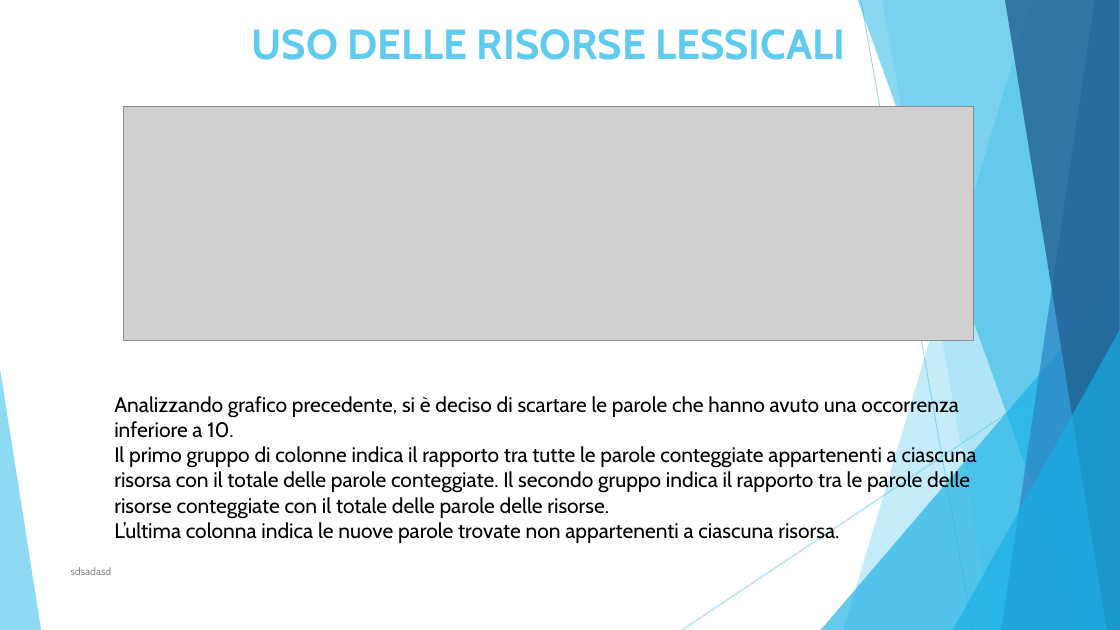
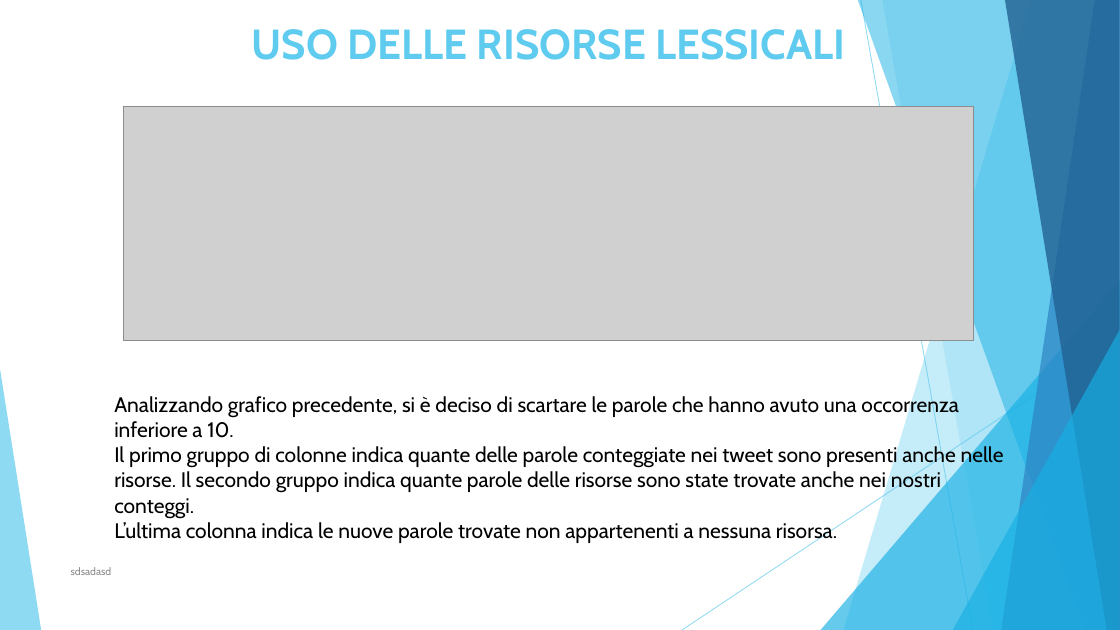
Before and after one commit to moamedterzo/MAADB, a slide deck: slide 28 of Docs/Presentazione.PPTX. Drawn at 1120x630 pixels with LibreOffice and Linux fonts; fonts in the diff are those of the drawing; grey boxes stand for pictures. Boxes give left, top, right and bottom in pixels: in the first picture for what was removed or moved away, otherwise in the second. Text is boxed around its words. In the diff, an @@ line names an element or a change of style, - is before the commit and + after.

```diff
--- a/Docs/Presentazione.PPTX
+++ b/Docs/Presentazione.PPTX
@@ text at <box>114,445,1004,544</box>: text changed @@
-Il primo gruppo di colonne indica il rapporto tra tutte le parole conteggiate appartenenti a ciascuna risorsa con il totale delle parole conteggiate. Il secondo gruppo indica il rapporto tra le parole delle risorse conteggiate con il totale delle parole delle risorse.
-L’ultima colonna indica le nuove parole trovate non appartenenti a ciascuna risorsa.
+Il primo gruppo di colonne indica quante delle parole conteggiate nei tweet sono presenti anche nelle risorse. Il secondo gruppo indica quante parole delle risorse sono state trovate anche nei nostri conteggi.
+L’ultima colonna indica le nuove parole trovate non appartenenti a nessuna risorsa.
```
Also in this commit, not shown: 4 other slides changed.
